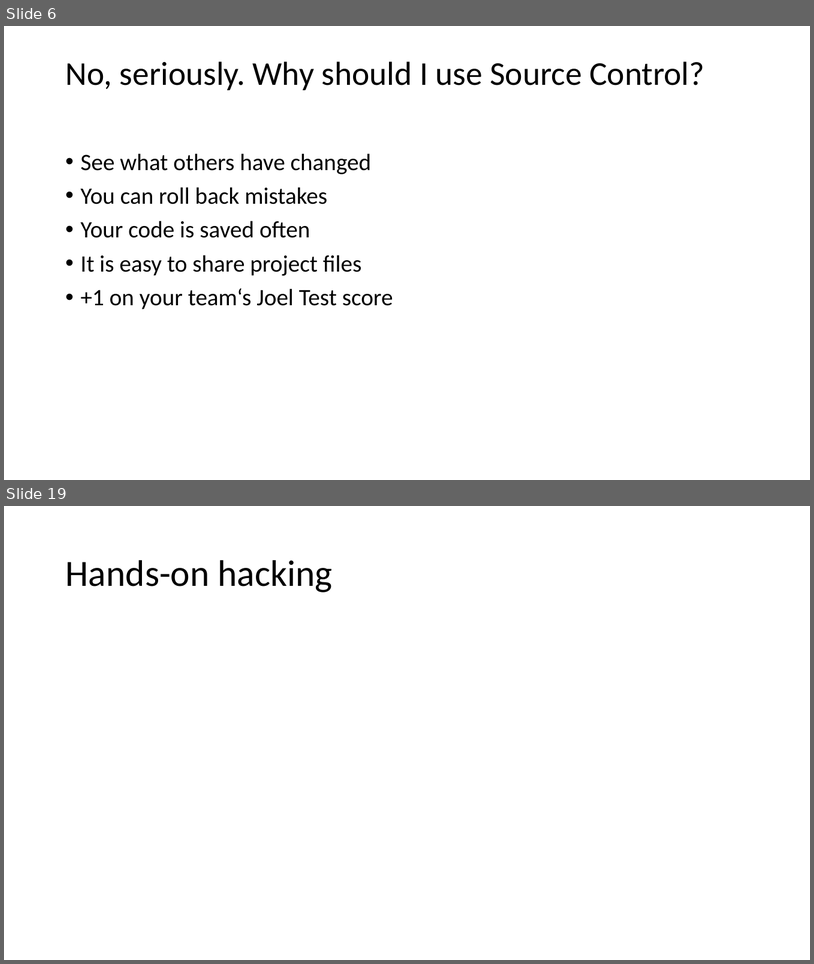
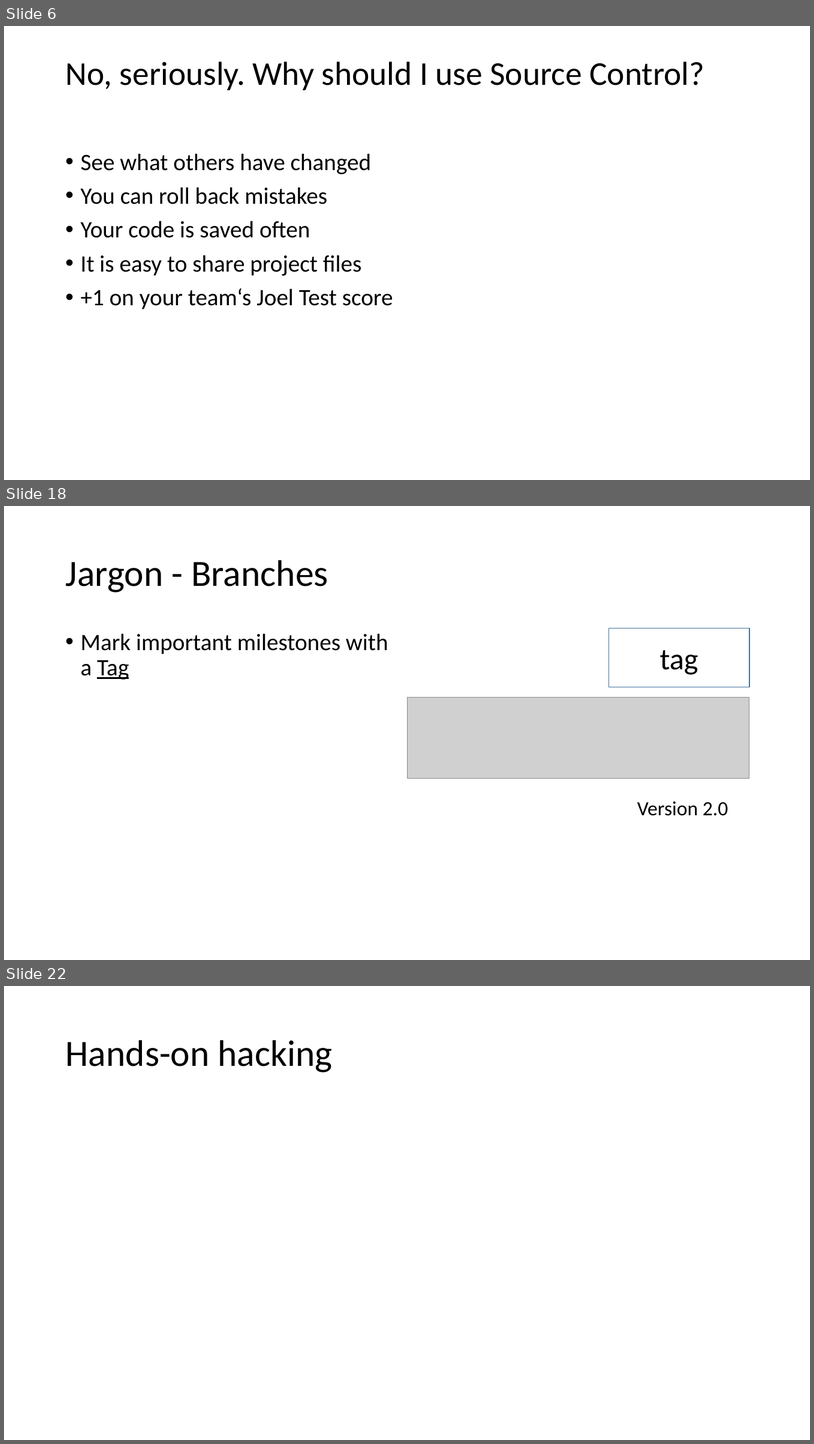
Before and after one commit to vegfetch/talk, a slide deck: cf_version_control_systems.pptx. Shown one above the other, each under a label of ours: slides 6 and 19 before the commit, slides 6, 18 and 22 after it; the slides between them are not shown. The pictures are 814x964 and 814x1444 pixels, drawn with LibreOffice and Linux fonts; fonts in the diff are those of the drawing; grey boxes stand for pictures. Boxes give left, top, right and bottom in pixels: in the first picture for what was removed or moved away, otherwise in the second. Text is boxed around its words. In the diff, an @@ line names an element or a change of style, - is before the commit and + after.

```diff
--- a/cf_version_control_systems.pptx
+++ b/cf_version_control_systems.pptx
@@ slide 18 added at box(4, 506, 810, 960), background #FFFFFF @@
@@ title added at box(65, 560, 329, 592), 44 pt, text #000000 @@
+Jargon - Branches
@@ rectangle added at box(609, 628, 750, 687), fill #FFFFFF, outline #43739E 1 pt, 36 pt, text #000000 @@
+tag
@@ text added at box(81, 633, 389, 679), 28 pt, text #000000 @@
+• Mark important milestones with a Tag
@@ picture added at box(408, 697, 750, 778) @@
@@ text added at box(638, 801, 728, 816), 24 pt, text #000000 @@
+Version 2.0
@@ what was slide 19 is now slide 22 @@
```
Also in this commit, not shown: 10 slides changed, 4 other slides added, 2 slides removed, 18 other files.
